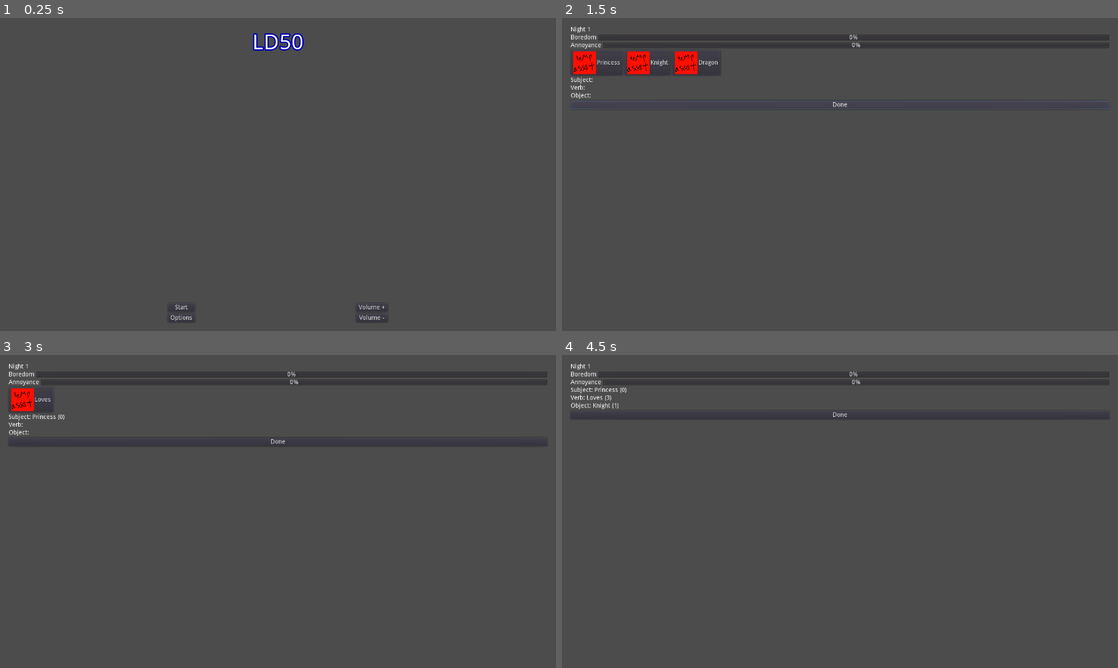
Above: before the commit, frames 1-4 (two rows, left to right).
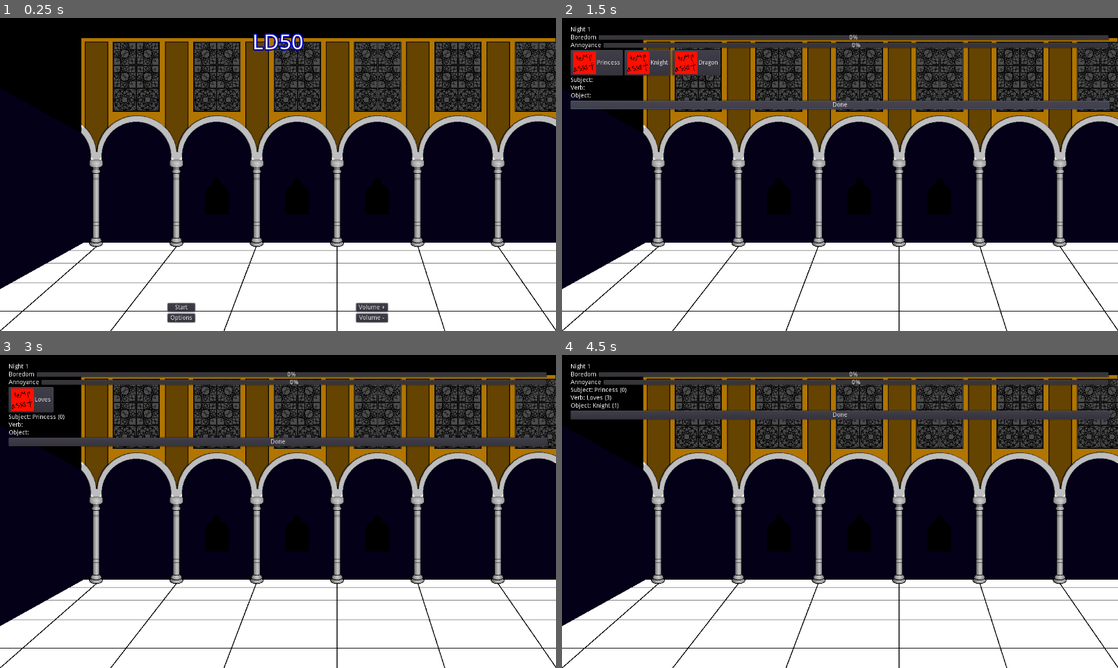
Above: after the commit, the same moments.

Repository: alpacanumerals/LD50
Game: Godot game, scene res://TitleScreen.tscn
The game is run twice, just before and just after one commit, with the same random seed, the same clock (stepped at 60 frames per second) and the same inputs.
Inputs:
- Up to frame 1 (0.25 s): no input
- Up to frame 2 (1.5 s): click "Start" at 0.5 s; click "Done" at 1.25 s
- Up to frame 3 (3 s): click "Done" at 2 s; click "Princess" at 2.75 s
- Up to frame 4 (4.5 s): click "Loves" at 3.5 s; click "Knight" at 4.25 s

The runs differ from the first frame. In frame 1, 93% of the frame differs, in the area x 0-100%, y 0-100%; in frame 2, 88%; in frame 3, 89%; in frame 4, 90%.
Error in both runs: Invalid get index '0' (on base: 'Dictionary'). (res://plot_button.gd:7)

Commit message:
backgrounds

Diff:
--- a/StoryScene.tscn
+++ b/StoryScene.tscn
@@ -1,9 +1,10 @@
-[gd_scene load_steps=6 format=2]
+[gd_scene load_steps=7 format=2]
 
 [ext_resource path="res://stat_bar.gd" type="Script" id=1]
 [ext_resource path="res://nightlabel.gd" type="Script" id=2]
 [ext_resource path="res://plot_button.gd" type="Script" id=3]
 [ext_resource path="res://WordLabel.gd" type="Script" id=4]
+[ext_resource path="res://assets/chamber.png" type="Texture" id=5]
 [ext_resource path="res://CardsContainer.gd" type="Script" id=6]
 
 [node name="StoryScene" type="MarginContainer"]
@@ -113,4 +114,10 @@
 text = "Done"
 script = ExtResource( 3 )
 
+[node name="Sprite" type="Sprite" parent="."]
+z_index = -1
+texture = ExtResource( 5 )
+centered = false
+offset = Vector2( -20, -20 )
+
 [connection signal="pressed" from="VBoxContainer/DoneButton" to="VBoxContainer/DoneButton" method="_on_DoneButton_pressed"]
--- a/TitleScreen.tscn
+++ b/TitleScreen.tscn
@@ -1,7 +1,8 @@
-[gd_scene load_steps=3 format=2]
+[gd_scene load_steps=4 format=2]
 
 [ext_resource path="res://TitleScreen.gd" type="Script" id=1]
 [ext_resource path="res://fonts/OpenSans_title.tres" type="DynamicFont" id=2]
+[ext_resource path="res://assets/chamber.png" type="Texture" id=3]
 
 [node name="TitleScreen" type="MarginContainer"]
 anchor_right = 1.0
@@ -85,6 +86,12 @@
 margin_bottom = 44.0
 size_flags_horizontal = 3
 
+[node name="Sprite" type="Sprite" parent="."]
+z_index = -1
+texture = ExtResource( 3 )
+centered = false
+offset = Vector2( -20, -20 )
+
 [connection signal="pressed" from="VBoxContainer/HBoxContainer/VBoxContainer2/StartButton" to="." method="_on_StartButton_pressed"]
 [connection signal="pressed" from="VBoxContainer/HBoxContainer/VBoxContainer2/OptionsButton" to="." method="_on_OptionsButton_pressed"]
 [connection signal="pressed" from="VBoxContainer/HBoxContainer/VBoxContainer4/VolumeUp" to="." method="_on_VolumeUp_pressed"]
